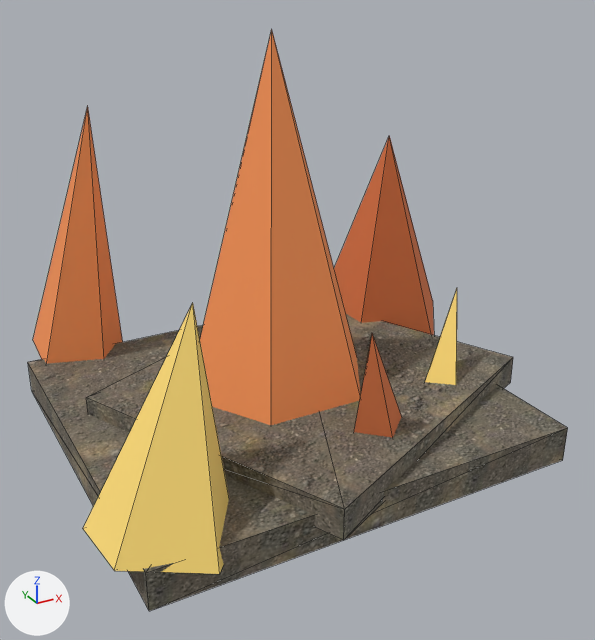
The glTF model resources/deposits/models/pyromite.glb as it was, and as the next commit left it.
Before and after are seen from a 50 mm camera at (-0.572, -1.111, 0.743) aimed at (0.03, -0.017, 0.196). The axes (+X, +Y, +Z) are drawn at lower left. The lights are the same throughout. The picture after the commit comes second. Mesh edges are drawn as thin lines. Where no turn or scale is listed for an object, it has been applied to the vertices. Vertices at exactly the same position are counted once.

Objects in the first picture: 'PyroBase', 'PyroBase2', 'PyroPeak_0', 'PyroPeak_1', 'PyroPeak_2', 'PyroPeak_3', 'PyroShard_0', 'PyroShard_1'.
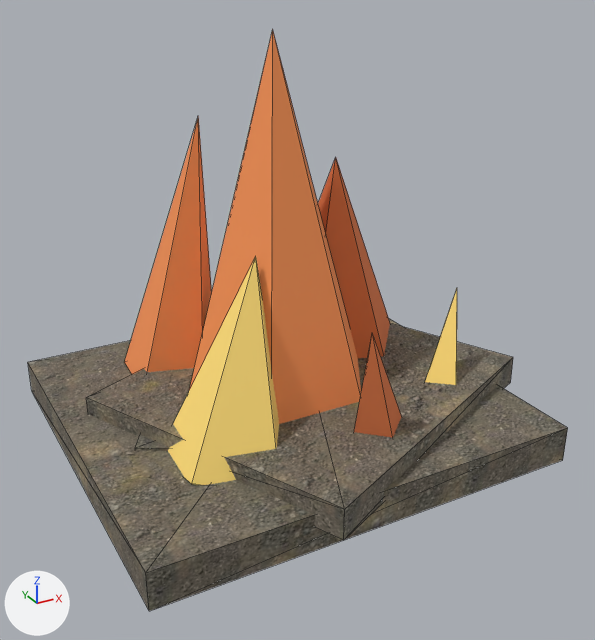
The newer file is also rescaled (x2.0) as a whole; pictures and numbers use the older file's frame.

Pixel boxes (x1, y1, x2, y2) of what changed, in the pictures (595 x 640 px):
'PyroPeak_2', moved: before (83, 303, 229, 574); after (168, 257, 279, 485)
'PyroPeak_3', moved: before (33, 107, 123, 364); after (124, 116, 212, 374)
'PyroPeak_1', moved: before (334, 135, 434, 335); after (318, 157, 390, 358)

Diff of the bpy script that builds the scene:
```diff
--- a/resources/deposits/models/pyromite.glb.py
+++ b/resources/deposits/models/pyromite.glb.py
@@ me_cone_001 @@
 # used by ob_pyropeak_1; location = (0.35, 0.206, 0.04)
-me_cone_001.from_pydata(...)  # 6 vertices, 8 faces; spans x -0.115..0.139, y -0.13..0.13, z -0.033..0.412
+me_cone_001.from_pydata(...)  # 6 vertices, 8 faces; spans x -0.29..-0.036, y -0.233..0.027, z -0.033..0.412
+# me_cone_001 part 1: the whole mesh is moved by (-0.175, -0.103, 0.0)
 me_cone_001.materials.append(mat_boxmat_001)
@@ me_cone_002 @@
 # used by ob_pyropeak_2; location = (-0.3, -0.244, 0.03)
-me_cone_002.from_pydata(...)  # 6 vertices, 8 faces; spans x -0.089..0.106, y -0.103..0.103, z -0.028..0.309
+me_cone_002.from_pydata(...)  # 6 vertices, 8 faces; spans x 0.061..0.256, y 0.019..0.225, z -0.028..0.309
+# me_cone_002 part 2: the whole mesh is moved by (0.15, 0.122, 0.0)
 me_cone_002.materials.append(mat_conemat_001)
@@ me_cone_003 @@
 # used by ob_pyropeak_3; location = (-0.25, 0.356, 0.05)
-me_cone_003.from_pydata(...)  # 6 vertices, 8 faces; spans x -0.073..0.09, y -0.085..0.085, z -0.015..0.468
+me_cone_003.from_pydata(...)  # 6 vertices, 8 faces; spans x 0.052..0.215, y -0.263..-0.093, z -0.015..0.468
+# me_cone_003 part 3: the whole mesh is moved by (0.125, -0.178, 0.0)
 me_cone_003.materials.append(mat_conemat)
```
